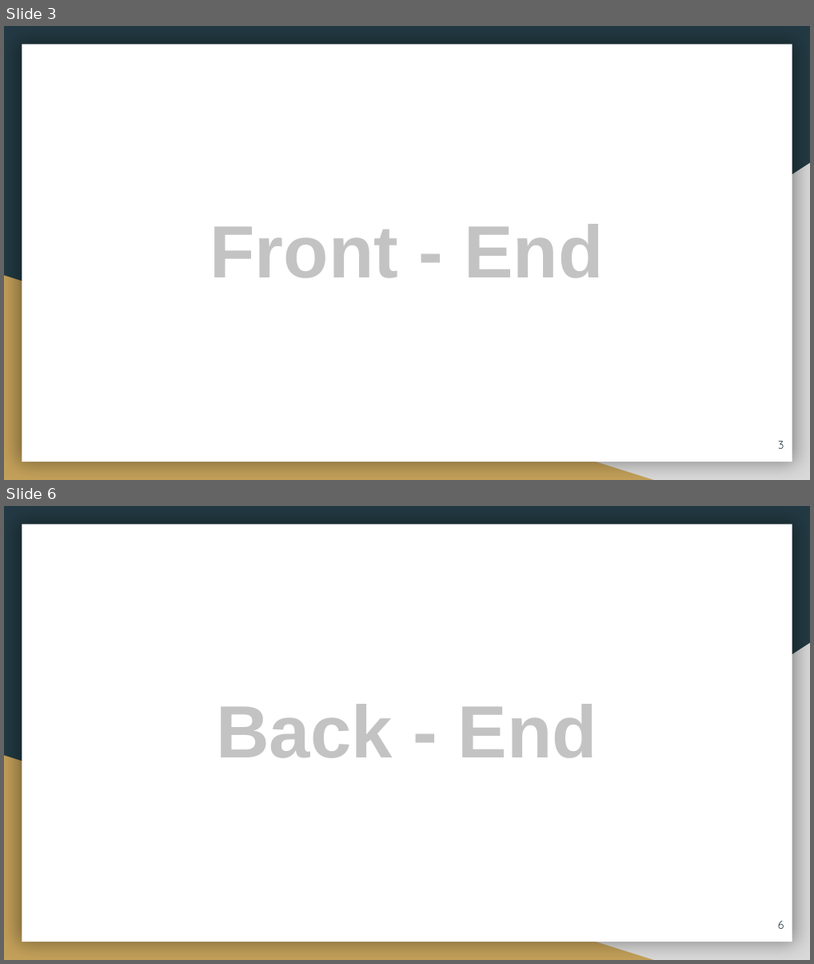
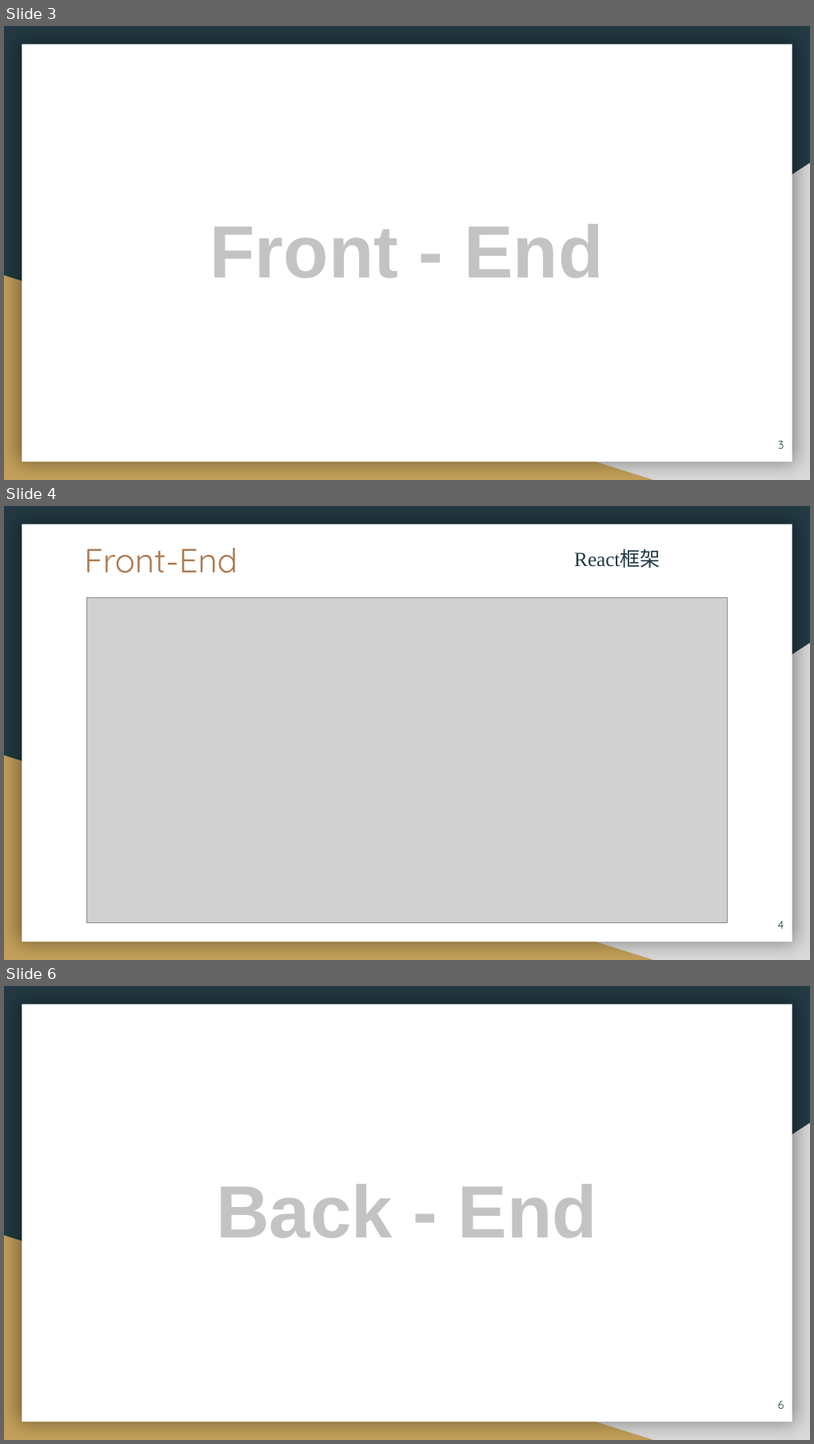
Before and after one commit to Jeffrey-maker/to-do-list, a slide deck: To Do List.pptx. Shown one above the other, each under a label of ours: slides 3 and 6 before the commit, slides 3, 4 and 6 after it; the slides between them are not shown. The pictures are 814x964 and 814x1444 pixels, drawn with LibreOffice and Linux fonts; fonts in the diff are those of the drawing; grey boxes stand for pictures. Boxes give left, top, right and bottom in pixels: in the first picture for what was removed or moved away, otherwise in the second. Text is boxed around its words. In the diff, an @@ line names an element or a change of style, - is before the commit and + after.

```diff
--- a/To Do List.pptx
+++ b/To Do List.pptx
@@ slide 4 added at <box>4,506,810,960</box>, background #233A44; not listed: 3 template elements that a slide beside it also shows @@
@@ title added at <box>84,548,238,573</box>, 30 pt, text #AF7B51 @@
+Front-End
@@ text added at <box>574,550,661,568</box>, 18 pt, text #233A44 @@
+React框架
@@ picture added at <box>87,598,727,923</box> @@
@@ page number added at <box>778,920,785,928</box>, 10 pt, text #233A44 @@
+4
```
Also in this commit, not shown: 1 slide changed, 1 slide removed, 1 other file.
